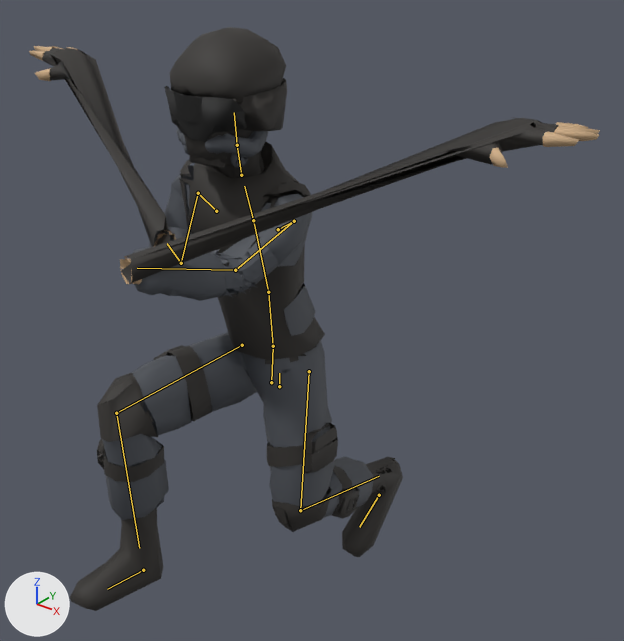
The Blender file assets/animation_sources/SprintFwd.blend as it was, and as the next commit left it.
The view is the same before and after, from a 50 mm lens placed at (1.39, -1.6, 1.83), pointed at (0.1, 0.0, 0.83). Arrows for +X, +Y and +Z are at lower left; the lights stay in place. The picture after the commit comes second. Both versions are drawn at frame 7 of the action 'SprintFwd'; the numbers are the values there. The bones that change, and the others that lie on the model, are drawn over the model as lines.

In view in the first picture: 'Swat_Body', 'Swat_Feet', 'Swat_Head', 'Swat_Legs'.
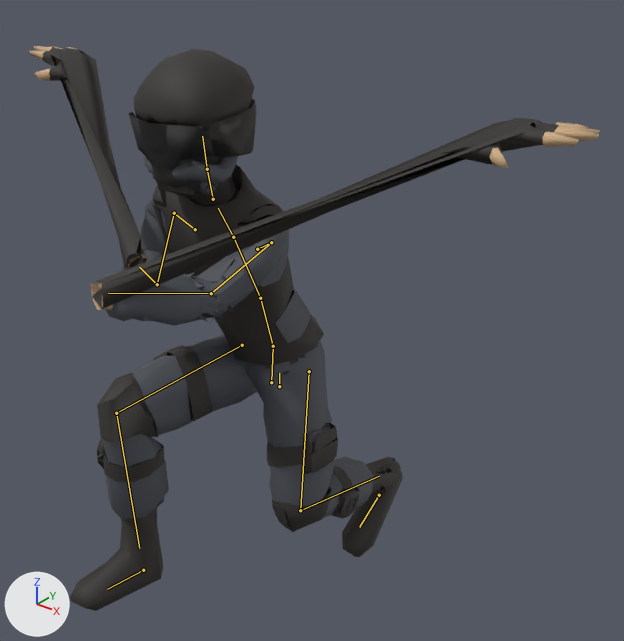
What differs and where, as boxes [x1, y1, x2, y2] in the pictures (624 x 641 px):
'Swat_Body', posed
    before: [29, 46, 600, 360]
    after: [29, 46, 600, 366]
'Swat_Legs', posed (8% taller)
    before: [97, 332, 373, 532]
    after: [97, 316, 373, 532]
'Swat_Head', posed
    before: [165, 27, 287, 178]
    after: [129, 49, 257, 206]
bone 'Abdomen', root to tip
    before: (273, 346) to (268, 292)
    after: (273, 346) to (260, 298)
bone 'Neck', root to tip
    before: (241, 175) to (237, 145)
    after: (213, 199) to (207, 169)
bone 'UpperArm.L', root to tip
    before: (294, 221) to (235, 270)
    after: (271, 242) to (211, 293)
bone 'UpperArm.R', root to tip
    before: (198, 193) to (181, 263)
    after: (174, 213) to (157, 284)

The change in detail:
Bone 'Abdomen' (bone_abdomen) turns from (6, 0, -1) to (18, 0, -1) degrees about its own x, y and z.
Bone 'Neck' (bone_neck) turns from (-7, 0, 0) to (-17, 0, 0) degrees about its own x, y and z.
Bone 'UpperArm.L' (bone_upperarm_l) turns from (-18, -51, -92) to (1, -49, -107) degrees about its own x, y and z.
Bone 'UpperArm.R' (bone_upperarm_r) turns from (-66, 33, 39) to (-57, 42, 44) degrees about its own x, y and z.
